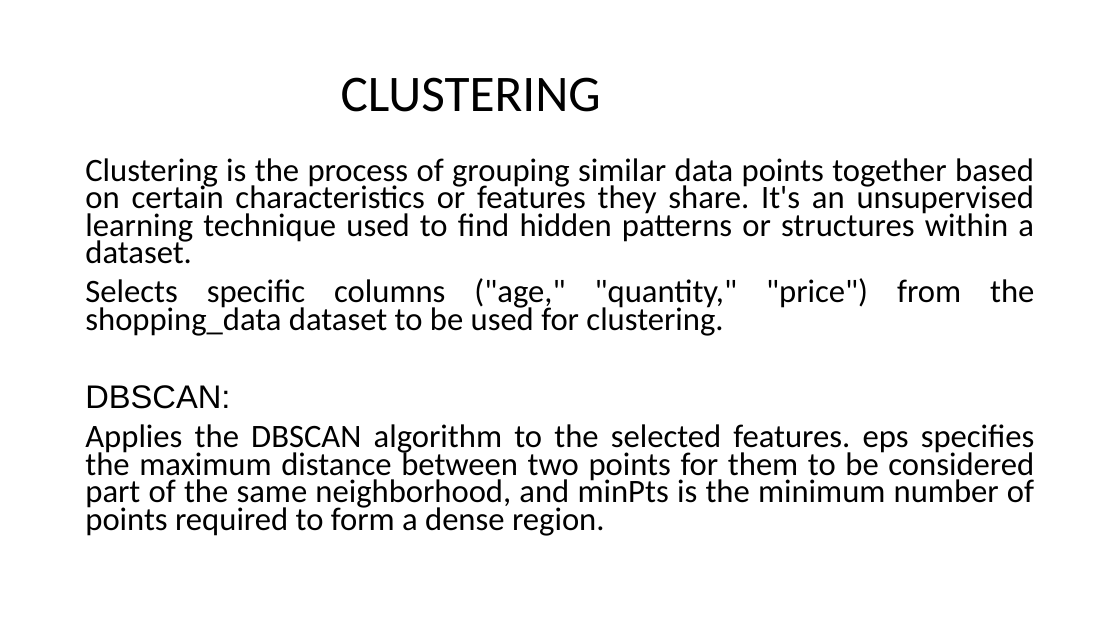
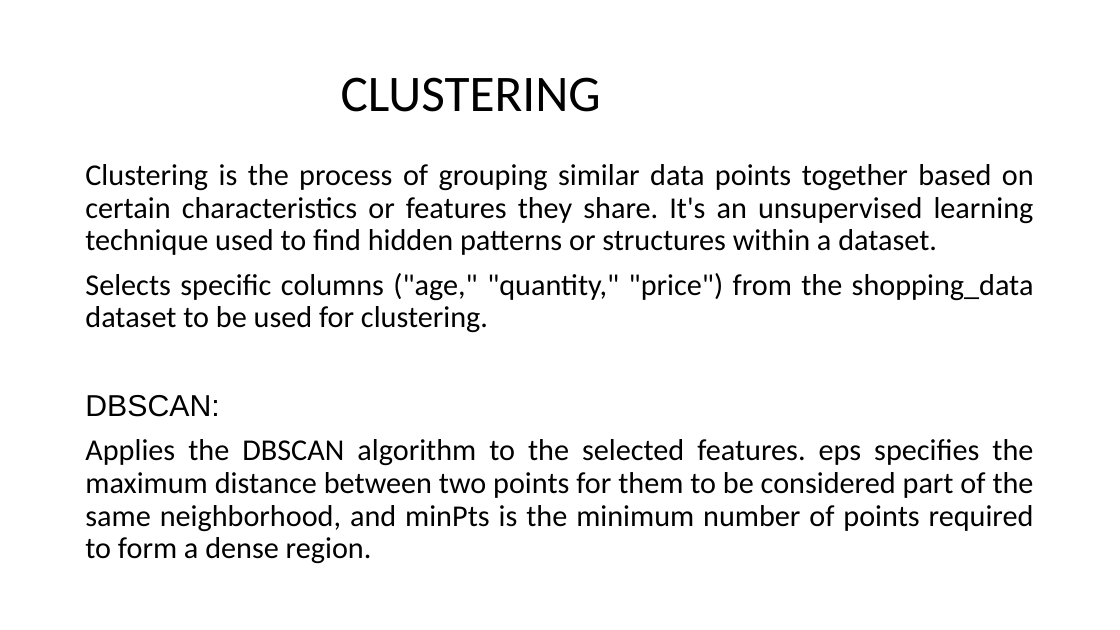
Before and after one commit to Jothish21/Data-Mining-Project-Group4, a slide deck: slide 13 of Group4-Presentation.pptx. Drawn at 1120x630 pixels with LibreOffice and Linux fonts; fonts in the diff are those of the drawing. Boxes give left, top, right and bottom in pixels: in the first picture for what was removed or moved away, otherwise in the second. Text is boxed around its words. In the diff, an @@ line names an element or a change of style, - is before the commit and + after.

```diff
--- a/Group4-Presentation.pptx
+++ b/Group4-Presentation.pptx
@@ text "Clustering is the process of ..." at [85, 164, 1034, 564]: size 28 to 25.9 pt; line spacing 0.7 to 0.9 @@
```
Also in this commit, not shown: 4 other slides changed, 5 slides added, 5 slides removed, 1 other file.
